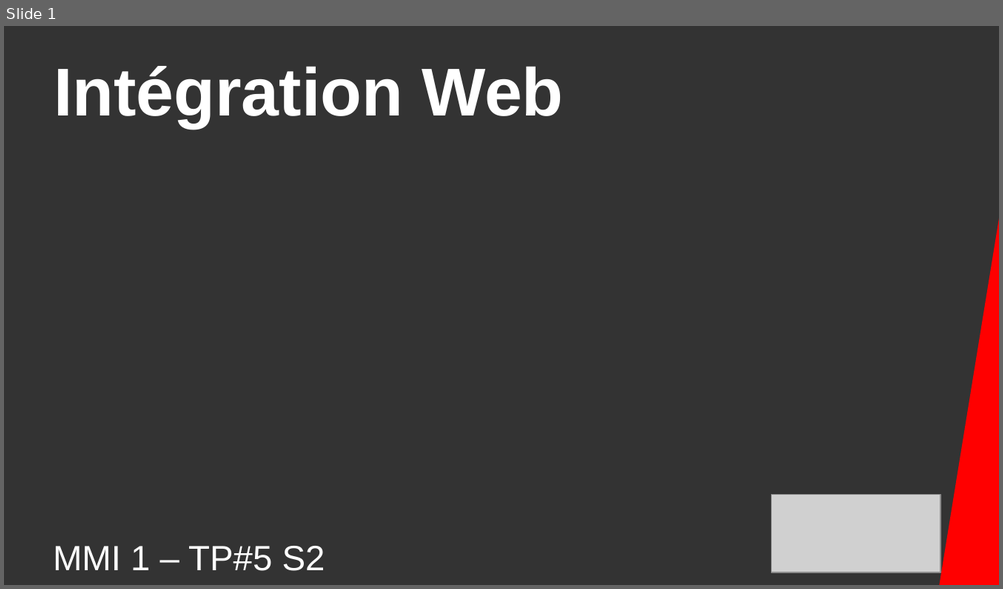
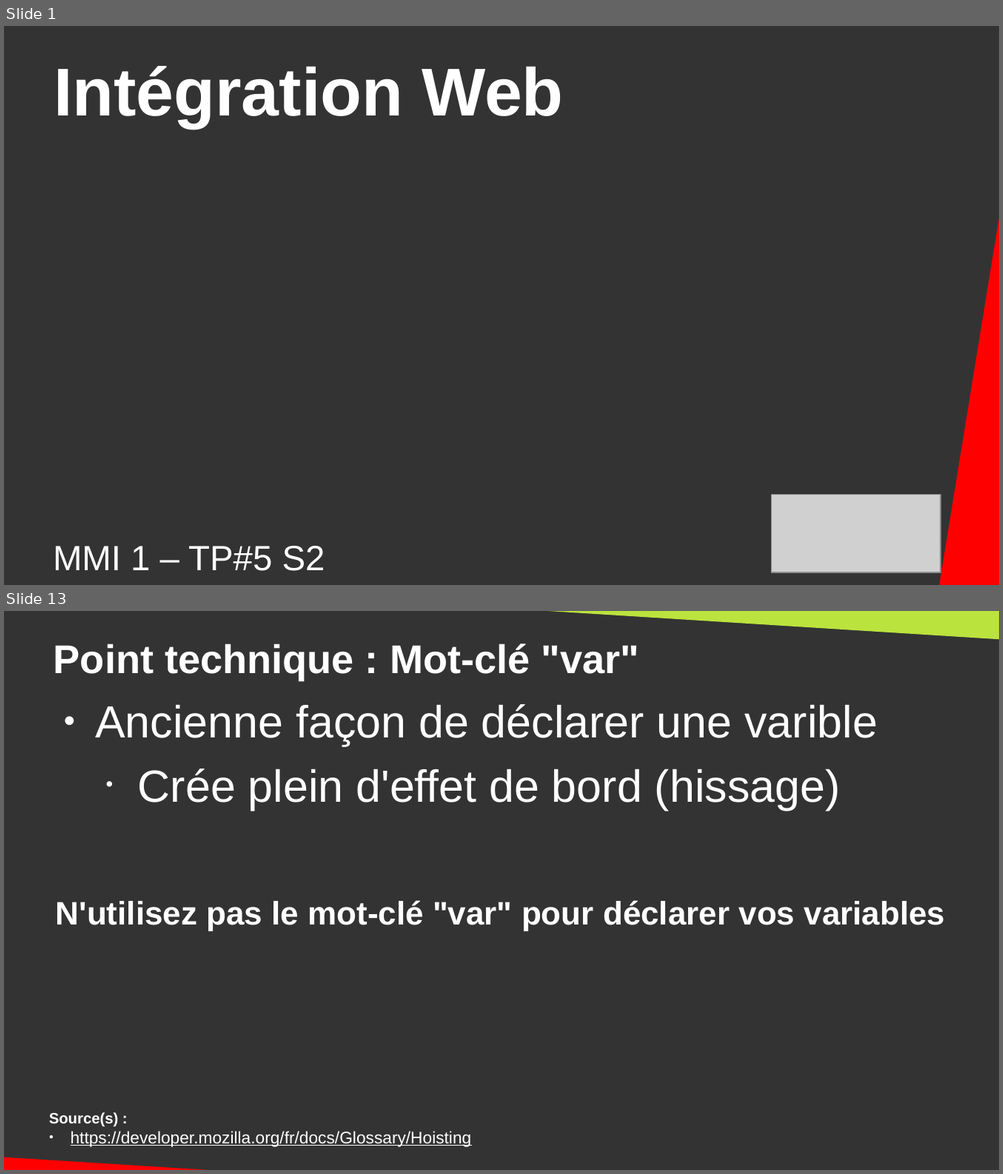
Before and after one commit to DanYellow/cours, a slide deck: integration-web-s2/travaux-pratiques/numero-5/presentation.odp. Shown one above the other, each under a label of ours: slide 1 before the commit, slides 1 and 13 after it; the slides between them are not shown. The pictures are 1003x589 and 1003x1174 pixels, drawn with LibreOffice and Linux fonts; fonts in the diff are those of the drawing; grey boxes stand for pictures. Boxes give left, top, right and bottom in pixels: in the first picture for what was removed or moved away, otherwise in the second. Text is boxed around its words. In the diff, an @@ line names an element or a change of style, - is before the commit and + after.

```diff
--- a/integration-web-s2/travaux-pratiques/numero-5/presentation.odp
+++ b/integration-web-s2/travaux-pratiques/numero-5/presentation.odp
@@ slide 13 added at <box>4,611,999,1170</box>, background #333333 @@
@@ right triangle added at <box>485,611,999,640</box>, fill #BBE33D @@
@@ title added at <box>54,644,640,680</box>, 32 pt, text #FFFFFF, bold @@
+Point technique : Mot-clé "var"
@@ text added at <box>95,704,878,810</box>, 36 pt, text #FFFFFF @@
+● Ancienne façon de déclarer une varible
+  • Crée plein d'effet de bord (hissage)
@@ text added at <box>56,900,945,931</box>, 26 pt, text #FFFFFF, bold @@
+N'utilisez pas le mot-clé "var" pour déclarer vos variables
@@ text added at <box>49,1113,472,1147</box>, 13.4 pt, text #FFFFFF, underline @@
+Source(s) :
+● https://developer.mozilla.org/fr/docs/Glossary/Hoisting
@@ right triangle added at <box>4,1144,299,1170</box>, fill #FF0000 @@
```
Also in this commit, not shown: 1 slide changed, 66 other slides added, 30 slides removed, 18 other files.
